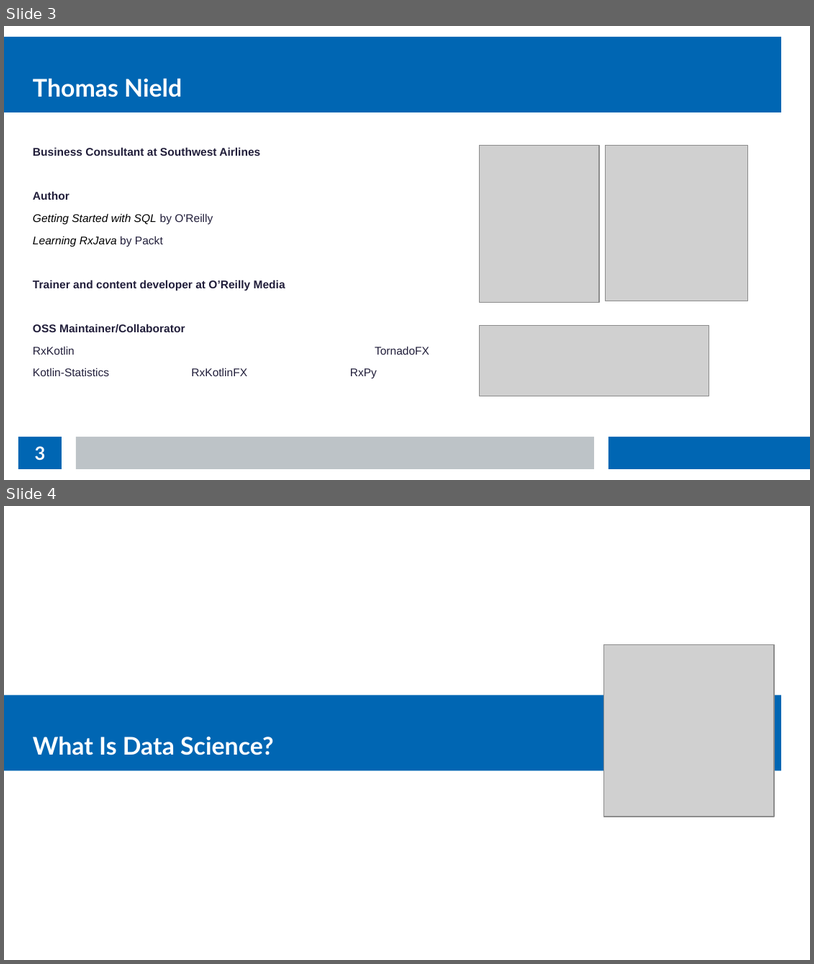
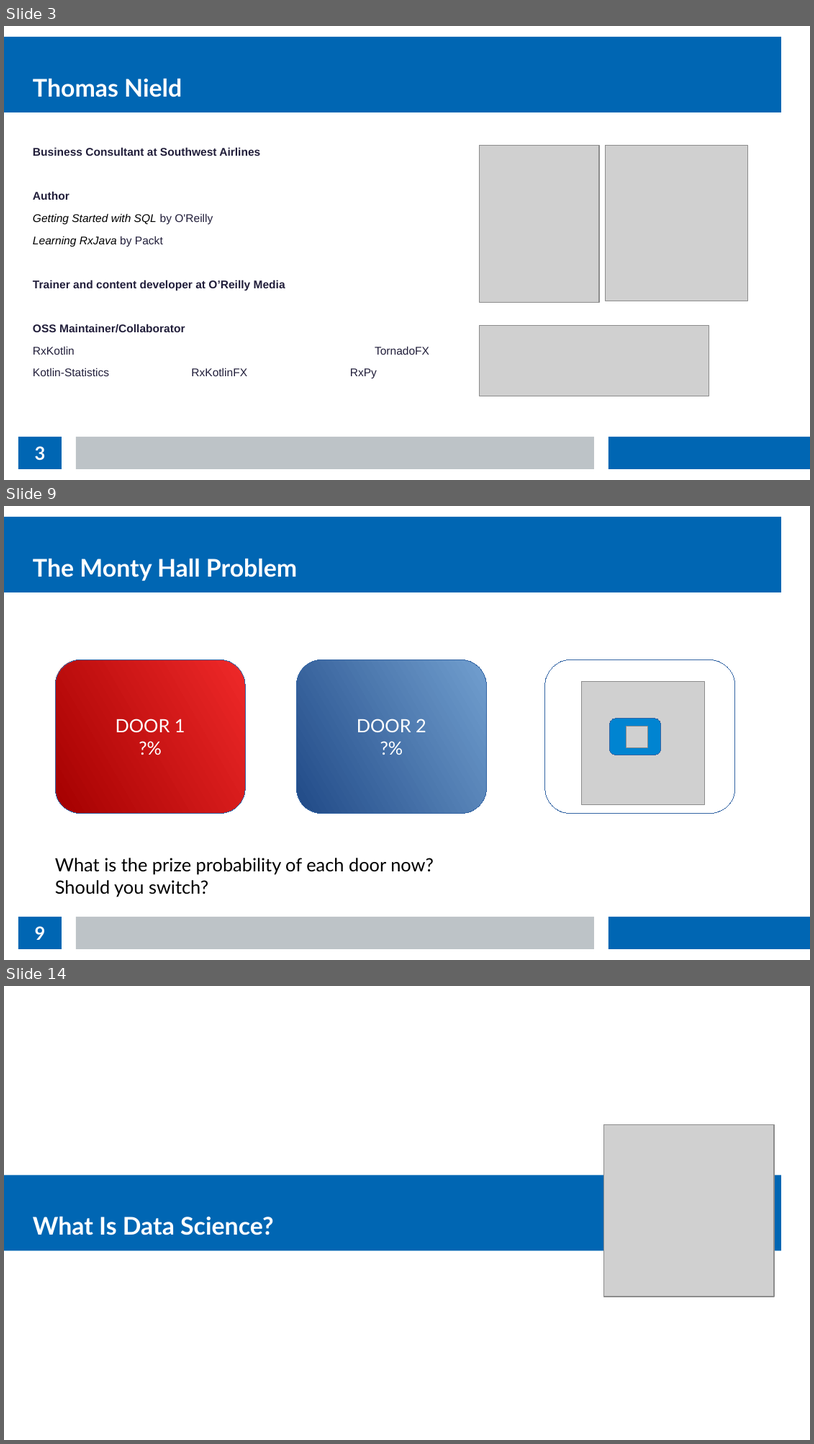
Before and after one commit to thomasnield/kotlin_data_science_talk_ChicagoJUG, a slide deck: kotlin_data_science_talk_chijug_slides.odp. Shown one above the other, each under a label of ours: slides 3 and 4 before the commit, slides 3, 9 and 14 after it; the slides between them are not shown. The pictures are 814x964 and 814x1444 pixels, drawn with LibreOffice and Linux fonts; fonts in the diff are those of the drawing; grey boxes stand for pictures. Boxes give left, top, right and bottom in pixels: in the first picture for what was removed or moved away, otherwise in the second. Text is boxed around its words. In the diff, an @@ line names an element or a change of style, - is before the commit and + after.

Commit message:
add monty hall problem

```diff
--- a/kotlin_data_science_talk_chijug_slides.odp
+++ b/kotlin_data_science_talk_chijug_slides.odp
@@ slide 9 added at (x1=4, y1=506, x2=810, y2=960), background #FFFFFF; not listed: 3 template elements that a slide beside it also shows @@
@@ title added at (x1=33, y1=558, x2=297, y2=581), 24 pt, text #FFFFFF, bold @@
+The Monty Hall Problem
@@ rounded rectangle added at (x1=55, y1=659, x2=245, y2=813), fill gradient #EF2929 to #A40000, outline #3465A4 0 pt, 18 pt, text #FFFFFF @@
+DOOR 1
+?%
@@ rounded rectangle added at (x1=297, y1=659, x2=487, y2=813), fill gradient #729FCF to #204A87, outline #3465A4 0 pt, 18 pt, text #FFFFFF @@
+DOOR 2
+?%
@@ picture added at (x1=329, y1=674, x2=465, y2=811) @@
@@ rounded rectangle added at (x1=545, y1=659, x2=736, y2=813), outline #3465A4 0 pt @@
@@ picture added at (x1=93, y1=689, x2=216, y2=812) @@
@@ picture added at (x1=582, y1=682, x2=705, y2=805) @@
@@ picture added at (x1=383, y1=708, x2=412, y2=737) @@
@@ rounded rectangle added at (x1=610, y1=718, x2=661, y2=755), fill #0084D1, outline #3465A4 0 pt @@
@@ rounded rectangle added at (x1=121, y1=726, x2=172, y2=762), fill #0084D1, outline #3465A4 0 pt @@
@@ picture added at (x1=137, y1=734, x2=158, y2=755) @@
@@ picture added at (x1=627, y1=726, x2=648, y2=747) @@
@@ text added at (x1=55, y1=857, x2=434, y2=896), 18 pt, text #000000 @@
+What is the prize probability of each door now?
+Should you switch?
@@ page number added at (x1=18, y1=916, x2=62, y2=949), fill #0066B3, 18 pt, text #FFFFFF, bold @@
+9
@@ what was slide 4 is now slide 14 @@
```
Also in this commit, not shown: 2 slides changed, 9 other slides added, 1 slide removed.
